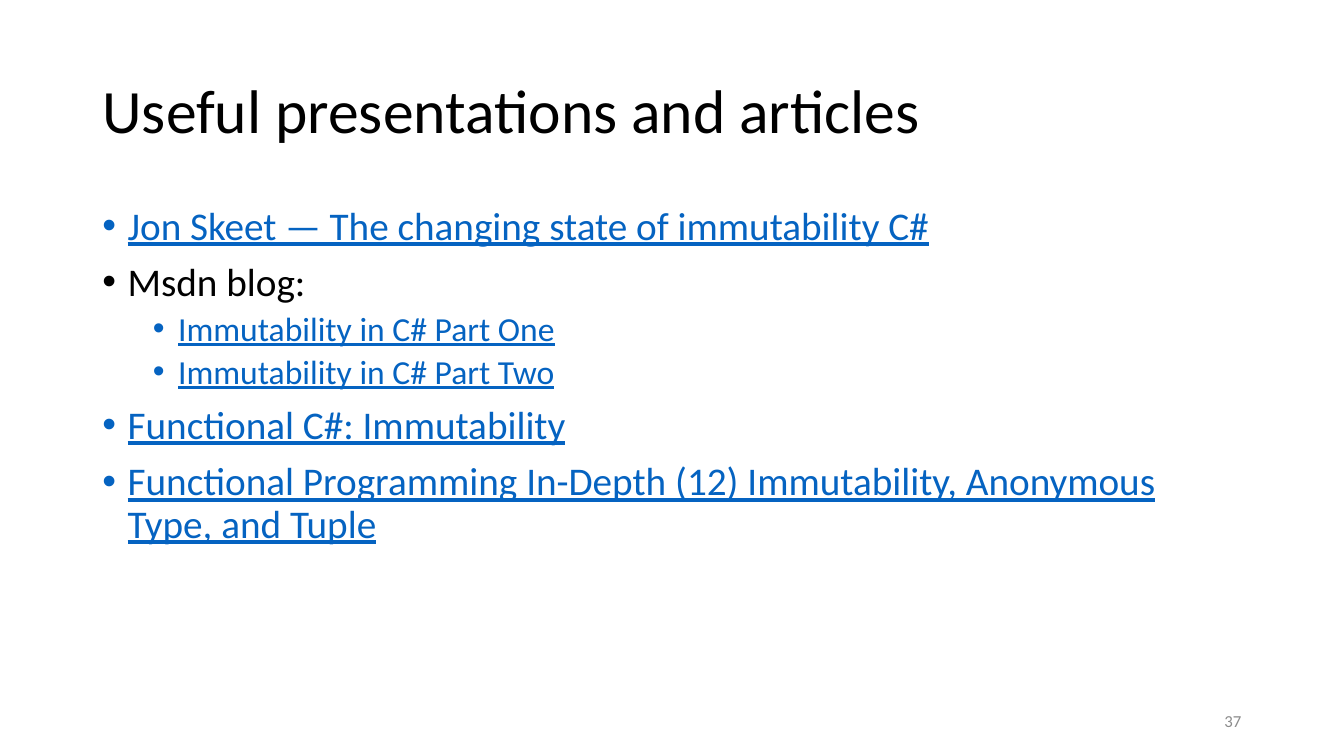
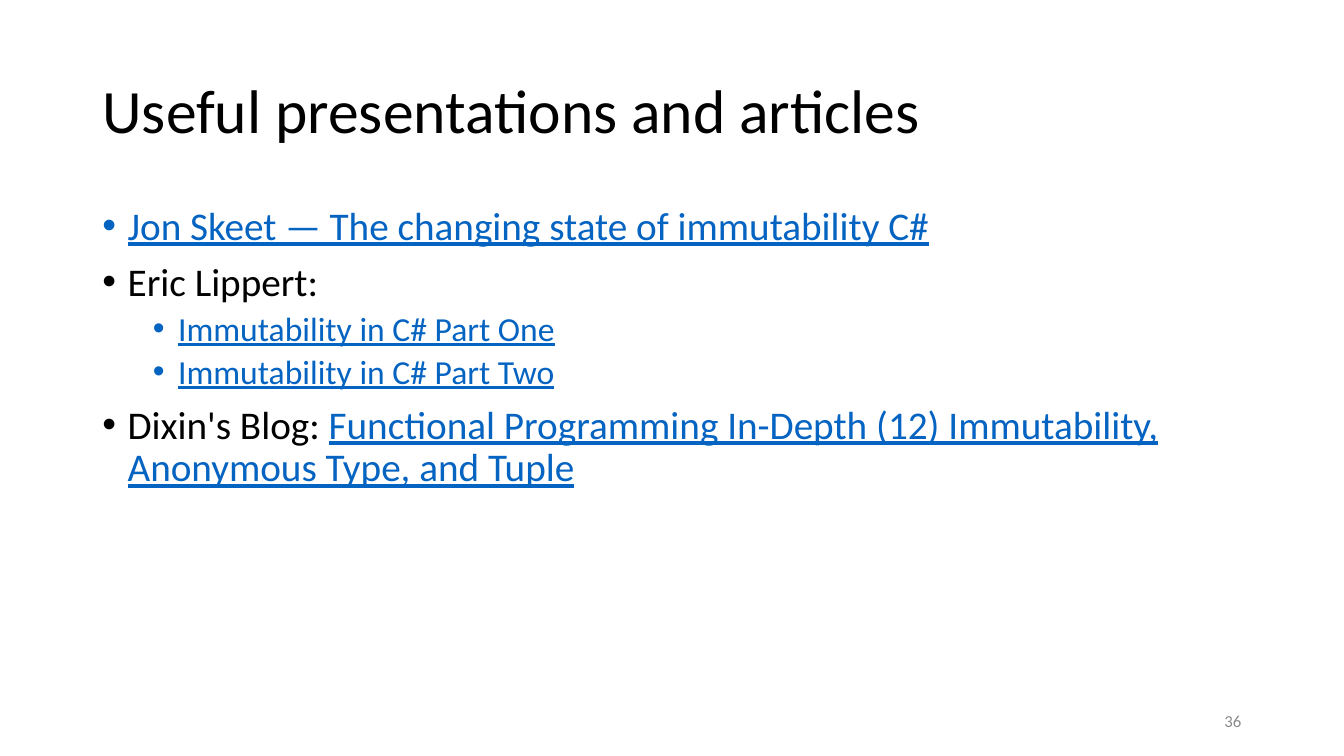
Before and after one commit to kugushev/presentations, a slide deck: slide 36 of Presentation.pptx (slide 37 before the commit). Drawn at 1344x756 pixels with LibreOffice and Linux fonts; fonts in the diff are those of the drawing. Boxes give left, top, right and bottom in pixels: in the first picture for what was removed or moved away, otherwise in the second. Text is boxed around its words. In the diff, an @@ line names an element or a change of style, - is before the commit and + after.

```diff
--- a/Presentation.pptx
+++ b/Presentation.pptx
@@ text at <box>128,269,318,303</box>: text changed @@
-• Msdn blog:
+• Eric Lippert:
@@ text at <box>128,410,1158,488</box>: text changed @@
-• Functional C#: Immutability
-• Functional Programming In-Depth (12) Immutability, Anonymous Type, and Tuple
+• Dixin's Blog: Functional Programming In-Depth (12) Immutability, Anonymous Type, and Tuple
@@ page number at <box>1224,716,1241,727</box>: text changed @@
-37
+36
```
Also in this commit, not shown: 1 other slide changed, 4 slides added, 5 slides removed.
